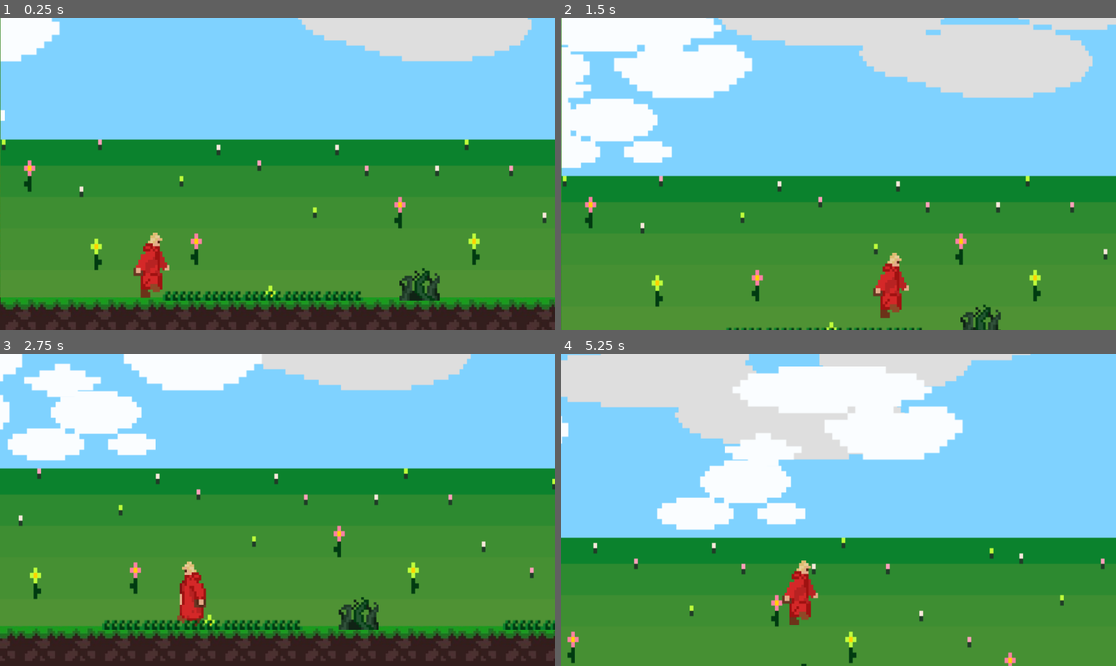
Above: before the commit, frames 1-4 (two rows, left to right).
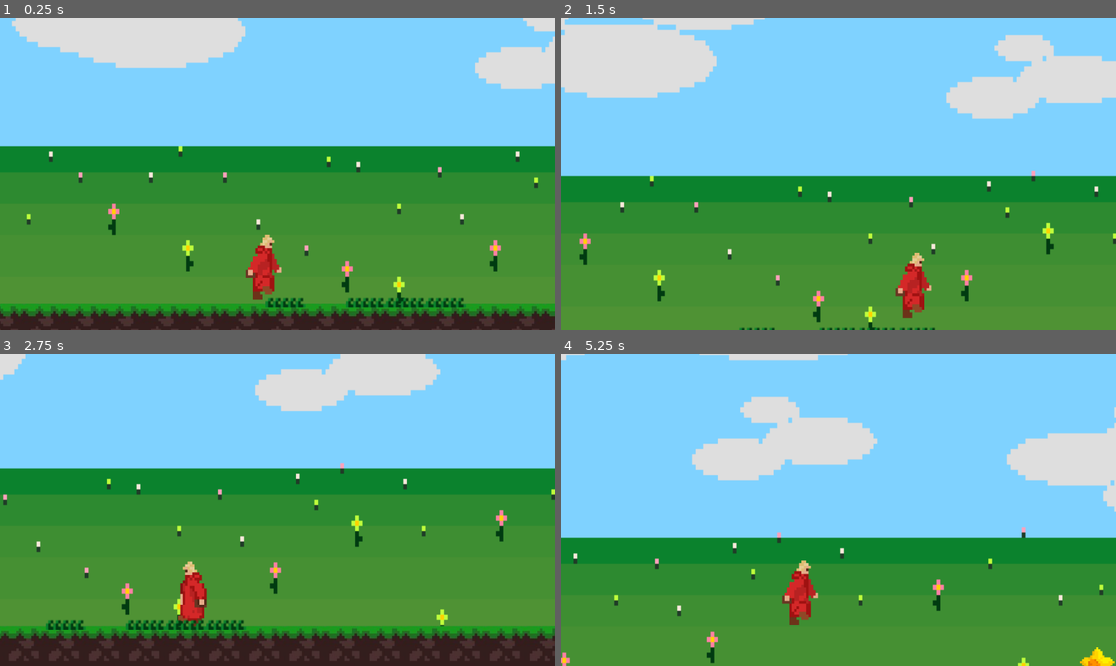
Above: after the commit, the same moments.

Repository: BoiarkinaOryna/godotteam07
Game: Godot game, scene res://Lvl2/Lvl2.tscn
Two runs of this game, one before a commit and one after it. Both use one fixed random seed, a clock stepped at 60 frames per second and the inputs below. This scene is started directly instead of the project's main scene.
Inputs:
- Up to frame 1 (0.25 s): no input
- Up to frame 2 (1.5 s): tap Enter (ui_accept) at 0.5, 0.77 s; hold Right (ui_right) from 0.53 s (still down)
- Up to frame 3 (2.75 s): tap Enter (ui_accept) at 1.52 s; release Right (ui_right) at 2.03 s; hold Left (ui_left) from 2.03 s (still down)
- Up to frame 4 (5.25 s): release Left (ui_left) at 2.78 s; hold Right (ui_right) 2.78-4.28 s; tap Enter (ui_accept) at 3.02, 3.77, 4.52 s; hold Left (ui_left) 4.28-5.03 s; hold Right (ui_right) from 5.03 s (still down)

The runs differ from the first frame. In frame 1, 26% of the frame differs, in the area x 0-100%, y 0-100%; in frame 2, 25%; in frame 3, 15%; in frame 4, 26%.

Commit message:
flower bot

Diff:
--- a/Lvl2/Lvl2.tscn
+++ b/Lvl2/Lvl2.tscn
@@ -17,6 +17,7 @@
 [ext_resource type="Texture2D" uid="uid://bkppjk6po83p7" path="res://Lvl2/Assets/cloud2.png" id="11_2hqna"]
 [ext_resource type="PackedScene" uid="uid://cncvedpa4kf2o" path="res://player/player.tscn" id="12_fdcci"]
 [ext_resource type="PackedScene" uid="uid://bgn4yk2job4n3" path="res://Lvl2/fox/fox.tscn" id="17_wpxjh"]
+[ext_resource type="PackedScene" uid="uid://reddlsia24is" path="res://Lvl2/flower/flower.tscn" id="18_3bw1y"]
 
 [sub_resource type="Animation" id="Animation_0qja4"]
 resource_name = "idle"
@@ -597,7 +598,7 @@
 layer_0/tile_data = PackedInt32Array(589824, 65536, 0, 589825, 65536, 0, 589826, 65536, 0, 589827, 65536, 0, 589828, 65 …(2214 unchanged characters)…
 
 [node name="Player" parent="." instance=ExtResource("12_fdcci")]
-position = Vector2(208, 464)
+position = Vector2(2911, 453)
 
 [node name="StaticBody2D" type="StaticBody2D" parent="."]
 
@@ -1047,7 +1048,7 @@
 shape = SubResource("CapsuleShape2D_2tix4")
 
 [node name="StaticBody2D33" type="StaticBody2D" parent="."]
-position = Vector2(3136, 0)
+position = Vector2(3180, 255)
 
 [node name="AnimatedSprite2D" type="AnimatedSprite2D" parent="StaticBody2D33"]
 position = Vector2(804, 548)
@@ -1137,3 +1138,6 @@
 
 [node name="Fox" parent="." instance=ExtResource("17_wpxjh")]
 position = Vector2(1245, 526)
+
+[node name="flower" parent="." instance=ExtResource("18_3bw1y")]
+position = Vector2(3931, 481)
--- /dev/null
+++ b/Lvl2/flower/bullets/bullet.gd
@@ -0,0 +1,16 @@
+extends Area2D
+
+var speed = 350
+var tsx = 1
+
+func _physics_process(delta):
+	transform.x.x = tsx
+	$AnimatedSprite2D.flip_h = true
+	$AnimatedSprite2D.play("shoot")
+	position += transform.x * speed * delta
+	if global_position.x >= 5078 or global_position.x <= 2782:
+		queue_free()
+
+func _on_body_entered(body):
+	if body.name == 'Player':
+		queue_free()
--- /dev/null
+++ b/Lvl2/flower/bullets/bullet.tscn
@@ -0,0 +1,62 @@
+[gd_scene load_steps=9 format=3 uid="uid://cqsg25o3kxdx7"]
+
+[ext_resource type="Script" path="res://Lvl2/flower/bullets/bullet.gd" id="1_bh1n7"]
+[ext_resource type="Texture2D" uid="uid://df3fwvdcljap3" path="res://Lvl2/flower/bullets/bullet.png" id="2_wg31m"]
+
+[sub_resource type="AtlasTexture" id="AtlasTexture_k8pn0"]
+atlas = ExtResource("2_wg31m")
+region = Rect2(0, 0, 170, 112)
+
+[sub_resource type="AtlasTexture" id="AtlasTexture_omv8x"]
+atlas = ExtResource("2_wg31m")
+region = Rect2(170, 0, 170, 112)
+
+[sub_resource type="AtlasTexture" id="AtlasTexture_q18pc"]
+atlas = ExtResource("2_wg31m")
+region = Rect2(510, 0, 170, 112)
+
+[sub_resource type="AtlasTexture" id="AtlasTexture_e4ouw"]
+atlas = ExtResource("2_wg31m")
+region = Rect2(340, 0, 170, 112)
+
+[sub_resource type="SpriteFrames" id="SpriteFrames_ad3py"]
+animations = [{
+"frames": [{
+"duration": 1.0,
+"texture": SubResource("AtlasTexture_k8pn0")
+}, {
+"duration": 1.0,
+"texture": SubResource("AtlasTexture_omv8x")
+}, {
+"duration": 1.0,
+"texture": SubResource("AtlasTexture_q18pc")
+}, {
+"duration": 1.0,
+"texture": SubResource("AtlasTexture_e4ouw")
+}],
+"loop": true,
+"name": &"shoot",
+"speed": 5.0
+}]
+
+[sub_resource type="CircleShape2D" id="CircleShape2D_wnvd2"]
+radius = 9.0
+
+[node name="bullet" type="Area2D"]
+position = Vector2(-1, 1)
+script = ExtResource("1_bh1n7")
+
+[node name="AnimatedSprite2D" type="AnimatedSprite2D" parent="."]
+position = Vector2(16, 4.76837e-07)
+scale = Vector2(0.274632, 0.294085)
+sprite_frames = SubResource("SpriteFrames_ad3py")
+animation = &"shoot"
+frame = 3
+frame_progress = 0.1822
+
+[node name="CollisionShape2D" type="CollisionShape2D" parent="."]
+position = Vector2(2, -1)
+shape = SubResource("CircleShape2D_wnvd2")
+
+[connection signal="area_entered" from="." to="." method="_on_area_entered"]
+[connection signal="body_entered" from="." to="." method="_on_body_entered"]
--- /dev/null
+++ b/Lvl2/flower/flower.gd
@@ -0,0 +1,75 @@
+extends CharacterBody2D
+
+var body_entered = false
+var shoot_flag = false
+var shoot_timeout_flag = false
+@export var bullet : PackedScene
+
+func _ready():
+	$Timer1.start()
+
+func _on_detector_body_entered(body):
+	if body.name == "Player":
+		body_entered = true
+
+func _on_detector_body_exited(body):
+	if body.name == "Player":
+		body_entered = false
+
+func _on_timer_1_timeout():
+	if body_entered == true:
+		var bul = bullet.instantiate()
+		bul.tsx = -1
+		add_child(bul)
+		bul.transform = $Node/Marker2D.global_transform
+
+func _on_timer_2_timeout():
+	if body_entered == true:
+		var bul = bullet.instantiate()
+		bul.tsx = 1
+		add_child(bul)
+		bul.transform = $Node/Marker2D.global_transform
+
+#func shoot():
+	#var b = bullet.instantiate()
+	#print(121)
+	#b.tsx = 1
+	#add_child(b)
+	#b.transform = $Node/Marker2D.global_transform
+	#shoot_flag = true
+				#
+	#print(b.bullet_destroy)
+	#if b.bullet_destroy == true:
+		#shoot_flag = false
+
+
+
+func _physics_process(delta):
+	var player = $"../Player"
+	var direction = (player.position - self.position).normalized()
+	$AnimatedSprite2D.flip_h = false
+	#print(player.position)
+	#print(self.position)
+
+	if body_entered == true:
+		if direction.x < 0:
+			$AnimatedSprite2D.flip_h = false
+			$AnimatedSprite2D.play("attack")
+			$Timer2.start()
+
+		elif direction.x >= 0:
+			$AnimatedSprite2D.flip_h = true
+			$AnimatedSprite2D.play("attack")
+			$Timer1.start()
+
+
+			#if shoot_flag == false:
+				#
+				#shoot_flag = true
+				#print(shoot_timeout_flag)
+				#if shoot_timeout_flag == true:
+					#shoot_flag = false
+					#shoot_timeout_flag = false
+
+	else:
+		$AnimatedSprite2D.play("idle")
--- /dev/null
+++ b/Lvl2/flower/flower.tscn
@@ -0,0 +1,126 @@
+[gd_scene load_steps=16 format=3 uid="uid://reddlsia24is"]
+
+[ext_resource type="Script" path="res://Lvl2/flower/flower.gd" id="1_xudeb"]
+[ext_resource type="PackedScene" uid="uid://cqsg25o3kxdx7" path="res://Lvl2/flower/bullets/bullet.tscn" id="2_8ui6s"]
+[ext_resource type="Texture2D" uid="uid://c1gssv0m2ndpw" path="res://Lvl2/flower/flover.png" id="2_r44nt"]
+
+[sub_resource type="AtlasTexture" id="AtlasTexture_605tq"]
+atlas = ExtResource("2_r44nt")
+region = Rect2(0, 0, 160, 208)
+
+[sub_resource type="AtlasTexture" id="AtlasTexture_yeybs"]
+atlas = ExtResource("2_r44nt")
+region = Rect2(160, 0, 160, 208)
+
+[sub_resource type="AtlasTexture" id="AtlasTexture_i5pds"]
+atlas = ExtResource("2_r44nt")
+region = Rect2(320, 0, 160, 208)
+
+[sub_resource type="AtlasTexture" id="AtlasTexture_3bmf1"]
+atlas = ExtResource("2_r44nt")
+region = Rect2(480, 0, 160, 208)
+
+[sub_resource type="AtlasTexture" id="AtlasTexture_61s5c"]
+atlas = ExtResource("2_r44nt")
+region = Rect2(640, 0, 160, 208)
+
+[sub_resource type="AtlasTexture" id="AtlasTexture_yo5ft"]
+atlas = ExtResource("2_r44nt")
+region = Rect2(0, 0, 160, 208)
+
+[sub_resource type="AtlasTexture" id="AtlasTexture_i48g3"]
+atlas = ExtResource("2_r44nt")
+region = Rect2(160, 0, 160, 208)
+
+[sub_resource type="AtlasTexture" id="AtlasTexture_158d2"]
+atlas = ExtResource("2_r44nt")
+region = Rect2(320, 0, 160, 208)
+
+[sub_resource type="AtlasTexture" id="AtlasTexture_2vug8"]
+atlas = ExtResource("2_r44nt")
+region = Rect2(160, 0, 160, 208)
+
+[sub_resource type="SpriteFrames" id="SpriteFrames_eool1"]
+animations = [{
+"frames": [{
+"duration": 1.0,
+"texture": SubResource("AtlasTexture_605tq")
+}, {
+"duration": 1.0,
+"texture": SubResource("AtlasTexture_yeybs")
+}, {
+"duration": 1.0,
+"texture": SubResource("AtlasTexture_i5pds")
+}, {
+"duration": 1.0,
+"texture": SubResource("AtlasTexture_3bmf1")
+}, {
+"duration": 1.0,
+"texture": SubResource("AtlasTexture_61s5c")
+}],
+"loop": true,
+"name": &"attack",
+"speed": 5.0
+}, {
+"frames": [{
+"duration": 1.0,
+"texture": SubResource("AtlasTexture_yo5ft")
+}, {
+"duration": 1.0,
+"texture": SubResource("AtlasTexture_i48g3")
+}, {
+"duration": 1.0,
+"texture": SubResource("AtlasTexture_158d2")
+}, {
+"duration": 1.0,
+"texture": SubResource("AtlasTexture_2vug8")
+}],
+"loop": true,
+"name": &"idle",
+"speed": 5.0
+}]
+
+[sub_resource type="CapsuleShape2D" id="CapsuleShape2D_87wu3"]
+radius = 34.0
+height = 78.0
+
+[sub_resource type="CircleShape2D" id="CircleShape2D_kml3j"]
+radius = 433.0
+
+[node name="flower" type="CharacterBody2D"]
+script = ExtResource("1_xudeb")
+bullet = ExtResource("2_8ui6s")
+
+[node name="AnimatedSprite2D" type="AnimatedSprite2D" parent="."]
+position = Vector2(0, 57)
+scale = Vector2(0.40625, 0.403846)
+sprite_frames = SubResource("SpriteFrames_eool1")
+animation = &"idle"
+frame = 2
+frame_progress = 0.916493
+
+[node name="CollisionShape2D" type="CollisionShape2D" parent="."]
+position = Vector2(2, 58)
+shape = SubResource("CapsuleShape2D_87wu3")
+
+[node name="detector" type="Area2D" parent="."]
+
+[node name="CollisionShape2D" type="CollisionShape2D" parent="detector"]
+position = Vector2(2, 58)
+shape = SubResource("CircleShape2D_kml3j")
+
+[node name="Node" type="Node" parent="."]
+
+[node name="Marker2D" type="Marker2D" parent="Node"]
+position = Vector2(-3, 47)
+
+[node name="Timer1" type="Timer" parent="."]
+wait_time = 3.0
+
+[node name="Timer2" type="Timer" parent="."]
+wait_time = 3.0
+
+[connection signal="body_entered" from="detector" to="." method="_on_detector_body_entered"]
+[connection signal="body_exited" from="detector" to="." method="_on_detector_body_exited"]
+[connection signal="timeout" from="Timer1" to="." method="_on_timer_1_timeout"]
+[connection signal="timeout" from="Timer2" to="." method="_on_timer_2_timeout"]
--- a/Lvl2/fox/fox.gd
+++ b/Lvl2/fox/fox.gd
@@ -26,7 +26,7 @@
 	var player = $"../Player"
 	var direction = (player.position - self.position).normalized()
 	#var base_direction = (self.position - player.position).normalized()
-	print(self.position)
+	#print(player.position)
 
 	if not is_on_floor():
 		velocity.y += gravity * delta
Not shown: 1 places in Lvl2/Lvl2.tscn that only renumber resources
Binary file added: Lvl2/flower/bullets/bullet.png
Not shown, added: Lvl2/flower/bullets/bullet.png.import
Binary file added: Lvl2/flower/flover.png
Not shown, added: Lvl2/flower/flover.png.import
Not shown, changed: .DS_Store
Not shown, changed: 1Lvl/.DS_Store
Not shown, added: Lvl2/.DS_Store
Not shown, added: Lvl6/.DS_Store
Not shown, changed: Lvl7/.DS_Store
Not shown, changed: Spikes/.DS_Store
